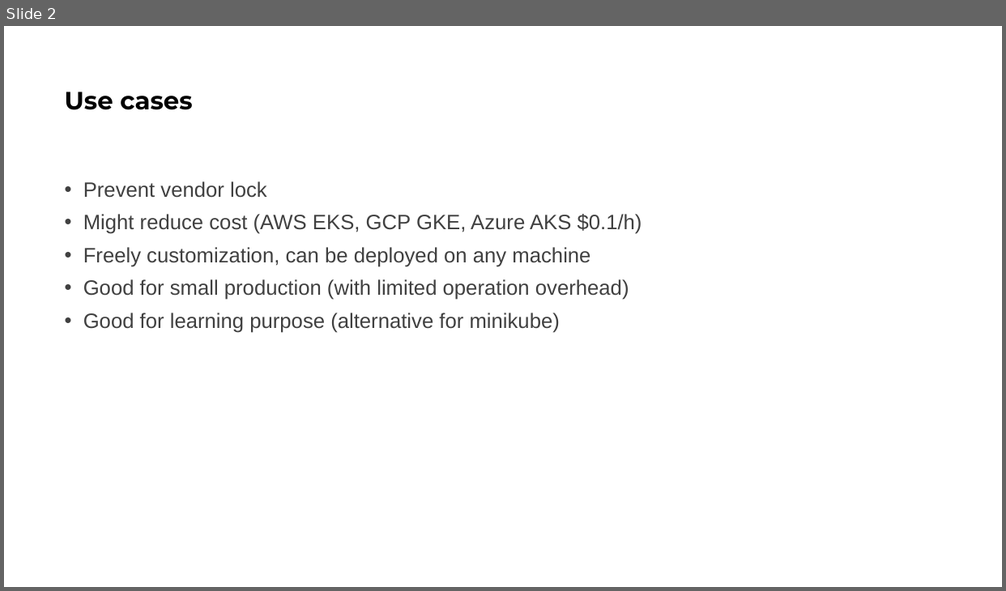
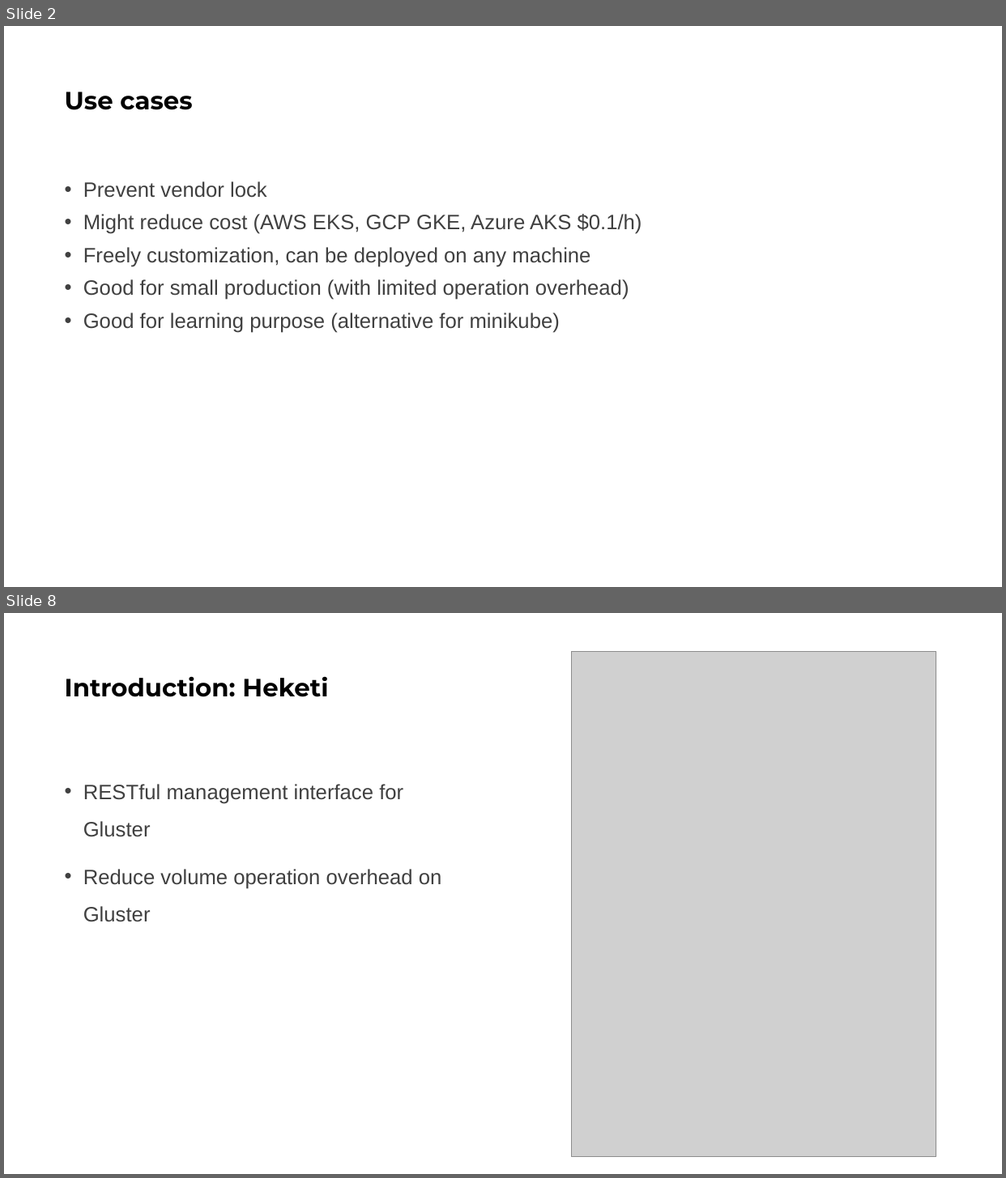
Before and after one commit to taquy/open-infra, a slide deck: BYOC.pptx. Shown one above the other, each under a label of ours: slide 2 before the commit, slides 2 and 8 after it; the slides between them are not shown. The pictures are 1006x591 and 1006x1178 pixels, drawn with LibreOffice and Linux fonts; fonts in the diff are those of the drawing; grey boxes stand for pictures. Boxes give left, top, right and bottom in pixels: in the first picture for what was removed or moved away, otherwise in the second. Text is boxed around its words. In the diff, an @@ line names an element or a change of style, - is before the commit and + after.

```diff
--- a/BYOC.pptx
+++ b/BYOC.pptx
@@ slide 8 added at [4, 613, 1002, 1174], background #FFFFFF @@
@@ picture added at [572, 651, 936, 1157] @@
@@ title added at [65, 676, 328, 697], 24 pt, text #000000, bold @@
+Introduction: Heketi
@@ text added at [83, 784, 442, 922], 20 pt, text #404040 @@
+• RESTful management interface for Gluster
+• Reduce volume operation overhead on Gluster
```
Also in this commit, not shown: 4 slides changed, 5 other slides added, 7 other files.
